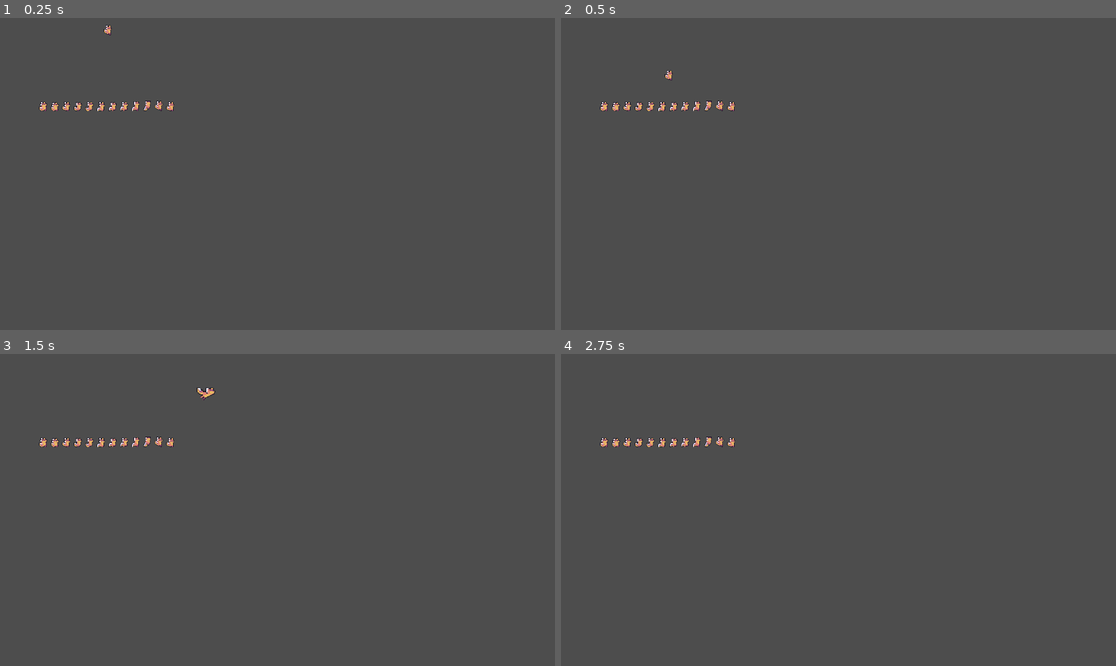
Above: before the commit, frames 1-4 (two rows, left to right).
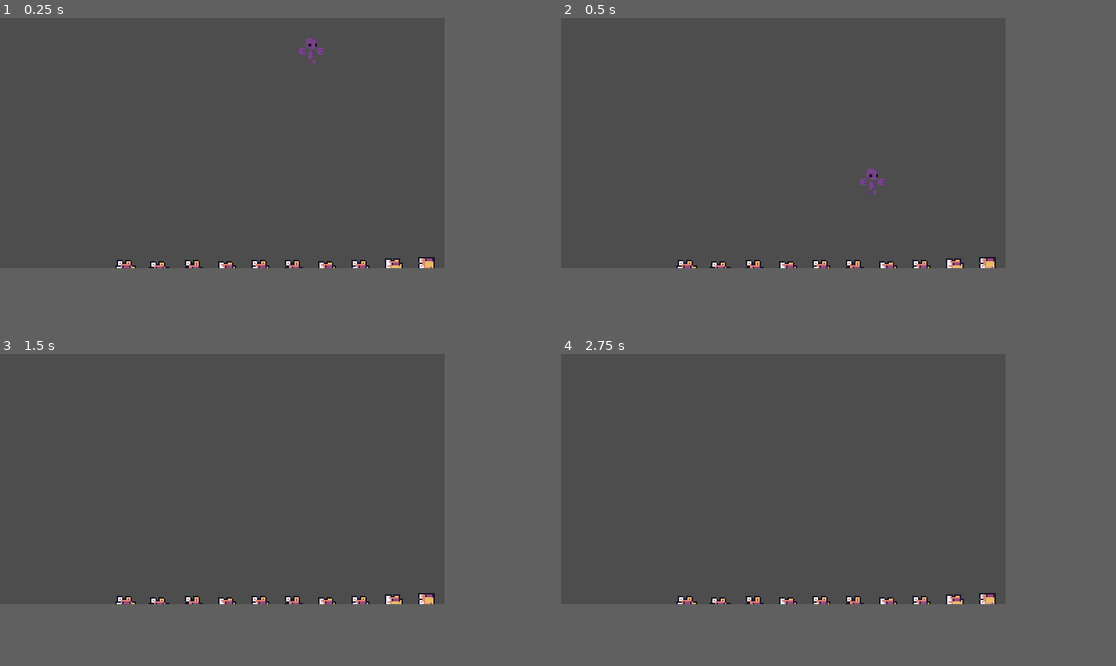
Above: after the commit, the same moments.

Repository: oceanbytes12/ScaleFighter
Game: Godot game, scene res://Geko/Test.tscn
Two runs of this game, one before a commit and one after it. Both use one fixed random seed, a clock stepped at 60 frames per second and the inputs below. Before the commit the project has no main scene; this scene is started directly in both runs.
Inputs:
- Up to frame 1 (0.25 s): no input
- Up to frame 2 (0.5 s): no input
- Up to frame 3 (1.5 s): tap Enter (ui_accept) at 0.5, 0.77 s; hold Right (ui_right) from 0.53 s (still down); tap G (Grow) at 0.6, 1.35 s
- Up to frame 4 (2.75 s): tap Enter (ui_accept) at 1.52 s; release Right (ui_right) at 2.03 s; hold Left (ui_left) from 2.03 s (still down); tap G (Grow) at 2.1 s
In our replay, the window is 799x449 before the commit and 640x360 after it. These sizes can differ from the game's own. Grey fills any space a smaller window leaves; there, only what the larger window draws over its background counts as a difference.

The runs differ from the first frame. In frame 1, 1.3% of the frame differs, in the area x 7-79%, y 2-81%; in frame 2, 1.3%, in the area x 7-79%, y 16-81%; in frame 3, 1.2%; in frame 4, 1.1%.

Commit message:
Added purple guy

Diff:
--- a/Geko/Game.tscn
+++ b/Geko/Game.tscn
@@ -54,6 +54,9 @@
 [node name="Player" parent="." instance=ExtResource("1_fhndo")]
 position = Vector2(224, 0)
 
+[node name="PlayerCamera" type="Camera2D" parent="Player"]
+script = ExtResource("4_131s7")
+
 [node name="StaticBody2D" type="StaticBody2D" parent="."]
 position = Vector2(222, 181)
 
@@ -80,7 +83,4 @@
 position = Vector2(387, 60)
 texture = ExtResource("2_jp6el")
 
-[node name="PlayerCamera" type="Camera2D" parent="."]
-script = ExtResource("4_131s7")
-
-[connection signal="on_land" from="Player" to="PlayerCamera" method="shake_with_power"]
+[connection signal="on_land" from="Player" to="Player/PlayerCamera" method="shake_with_power"]
--- a/Geko/player.tscn
+++ b/Geko/player.tscn
@@ -1,66 +1,161 @@
-[gd_scene load_steps=20 format=3 uid="uid://gwrj27qy6rdu"]
-
-[ext_resource type="Texture2D" uid="uid://b1bes2kmy6jdv" path="res://Geko/Player-Sheet.png" id="1_1a360"]
+[gd_scene load_steps=43 format=3 uid="uid://gwrj27qy6rdu"]
+
 [ext_resource type="Script" path="res://Geko/player.gd" id="1_ig3ne"]
-[ext_resource type="Texture2D" uid="uid://440narpp3d4u" path="res://Geko/flyingGek-Sheet.png" id="2_v6q32"]
-
-[sub_resource type="AtlasTexture" id="AtlasTexture_t7rdd"]
-atlas = ExtResource("1_1a360")
-region = Rect2(240, 0, 24, 24)
-
-[sub_resource type="AtlasTexture" id="AtlasTexture_jxsnd"]
-atlas = ExtResource("2_v6q32")
-region = Rect2(0, 0, 36, 36)
-
-[sub_resource type="AtlasTexture" id="AtlasTexture_wqk7g"]
-atlas = ExtResource("2_v6q32")
-region = Rect2(36, 0, 36, 36)
-
-[sub_resource type="AtlasTexture" id="AtlasTexture_3po6u"]
-atlas = ExtResource("1_1a360")
-region = Rect2(0, 0, 24, 24)
-
-[sub_resource type="AtlasTexture" id="AtlasTexture_3temm"]
-atlas = ExtResource("1_1a360")
-region = Rect2(24, 0, 24, 24)
-
-[sub_resource type="AtlasTexture" id="AtlasTexture_orcw8"]
-atlas = ExtResource("1_1a360")
-region = Rect2(216, 0, 24, 24)
-
-[sub_resource type="AtlasTexture" id="AtlasTexture_ufoae"]
-atlas = ExtResource("1_1a360")
-region = Rect2(264, 0, 24, 24)
-
-[sub_resource type="AtlasTexture" id="AtlasTexture_pfoau"]
-atlas = ExtResource("1_1a360")
-region = Rect2(48, 0, 24, 24)
-
-[sub_resource type="AtlasTexture" id="AtlasTexture_ixia8"]
-atlas = ExtResource("1_1a360")
-region = Rect2(72, 0, 24, 24)
-
-[sub_resource type="AtlasTexture" id="AtlasTexture_32lba"]
-atlas = ExtResource("1_1a360")
-region = Rect2(96, 0, 24, 24)
-
-[sub_resource type="AtlasTexture" id="AtlasTexture_arwub"]
-atlas = ExtResource("1_1a360")
-region = Rect2(120, 0, 24, 24)
-
-[sub_resource type="AtlasTexture" id="AtlasTexture_svqhx"]
-atlas = ExtResource("1_1a360")
-region = Rect2(144, 0, 24, 24)
-
-[sub_resource type="AtlasTexture" id="AtlasTexture_5fhul"]
-atlas = ExtResource("1_1a360")
-region = Rect2(168, 0, 24, 24)
+[ext_resource type="Texture2D" uid="uid://m1v10b585sus" path="res://Geko/BaseFighter-Sheet.png" id="2_fqpu1"]
+
+[sub_resource type="AtlasTexture" id="AtlasTexture_inj24"]
+atlas = ExtResource("2_fqpu1")
+region = Rect2(128, 128, 32, 32)
+
+[sub_resource type="AtlasTexture" id="AtlasTexture_ur4jb"]
+atlas = ExtResource("2_fqpu1")
+region = Rect2(0, 64, 32, 32)
+
+[sub_resource type="AtlasTexture" id="AtlasTexture_t3j8r"]
+atlas = ExtResource("2_fqpu1")
+region = Rect2(32, 64, 32, 32)
+
+[sub_resource type="AtlasTexture" id="AtlasTexture_hm1da"]
+atlas = ExtResource("2_fqpu1")
+region = Rect2(0, 0, 32, 32)
+
+[sub_resource type="AtlasTexture" id="AtlasTexture_2gke0"]
+atlas = ExtResource("2_fqpu1")
+region = Rect2(32, 0, 32, 32)
+
+[sub_resource type="AtlasTexture" id="AtlasTexture_t32x4"]
+atlas = ExtResource("2_fqpu1")
+region = Rect2(64, 0, 32, 32)
+
+[sub_resource type="AtlasTexture" id="AtlasTexture_h45lx"]
+atlas = ExtResource("2_fqpu1")
+region = Rect2(96, 0, 32, 32)
+
+[sub_resource type="AtlasTexture" id="AtlasTexture_owff8"]
+atlas = ExtResource("2_fqpu1")
+region = Rect2(128, 0, 32, 32)
+
+[sub_resource type="AtlasTexture" id="AtlasTexture_go74r"]
+atlas = ExtResource("2_fqpu1")
+region = Rect2(0, 128, 32, 32)
+
+[sub_resource type="AtlasTexture" id="AtlasTexture_0spw3"]
+atlas = ExtResource("2_fqpu1")
+region = Rect2(32, 128, 32, 32)
+
+[sub_resource type="AtlasTexture" id="AtlasTexture_3ymth"]
+atlas = ExtResource("2_fqpu1")
+region = Rect2(64, 128, 32, 32)
+
+[sub_resource type="AtlasTexture" id="AtlasTexture_cdkcl"]
+atlas = ExtResource("2_fqpu1")
+region = Rect2(96, 128, 32, 32)
+
+[sub_resource type="AtlasTexture" id="AtlasTexture_lu116"]
+atlas = ExtResource("2_fqpu1")
+region = Rect2(128, 160, 32, 32)
+
+[sub_resource type="AtlasTexture" id="AtlasTexture_1r7pq"]
+atlas = ExtResource("2_fqpu1")
+region = Rect2(160, 160, 32, 32)
+
+[sub_resource type="AtlasTexture" id="AtlasTexture_7juty"]
+atlas = ExtResource("2_fqpu1")
+region = Rect2(192, 160, 32, 32)
+
+[sub_resource type="AtlasTexture" id="AtlasTexture_xjkau"]
+atlas = ExtResource("2_fqpu1")
+region = Rect2(224, 160, 32, 32)
+
+[sub_resource type="AtlasTexture" id="AtlasTexture_1ryjf"]
+atlas = ExtResource("2_fqpu1")
+region = Rect2(224, 128, 32, 32)
+
+[sub_resource type="AtlasTexture" id="AtlasTexture_xjrrl"]
+atlas = ExtResource("2_fqpu1")
+region = Rect2(192, 128, 32, 32)
+
+[sub_resource type="AtlasTexture" id="AtlasTexture_7rm2u"]
+atlas = ExtResource("2_fqpu1")
+region = Rect2(160, 128, 32, 32)
+
+[sub_resource type="AtlasTexture" id="AtlasTexture_q0trb"]
+atlas = ExtResource("2_fqpu1")
+region = Rect2(128, 128, 32, 32)
+
+[sub_resource type="AtlasTexture" id="AtlasTexture_oubxn"]
+atlas = ExtResource("2_fqpu1")
+region = Rect2(0, 32, 32, 32)
+
+[sub_resource type="AtlasTexture" id="AtlasTexture_0mt5x"]
+atlas = ExtResource("2_fqpu1")
+region = Rect2(32, 32, 32, 32)
+
+[sub_resource type="AtlasTexture" id="AtlasTexture_sr2fj"]
+atlas = ExtResource("2_fqpu1")
+region = Rect2(64, 32, 32, 32)
+
+[sub_resource type="AtlasTexture" id="AtlasTexture_dq3cu"]
+atlas = ExtResource("2_fqpu1")
+region = Rect2(96, 32, 32, 32)
+
+[sub_resource type="AtlasTexture" id="AtlasTexture_fq3k8"]
+atlas = ExtResource("2_fqpu1")
+region = Rect2(0, 64, 32, 32)
+
+[sub_resource type="AtlasTexture" id="AtlasTexture_xfmay"]
+atlas = ExtResource("2_fqpu1")
+region = Rect2(32, 64, 32, 32)
+
+[sub_resource type="AtlasTexture" id="AtlasTexture_rljee"]
+atlas = ExtResource("2_fqpu1")
+region = Rect2(64, 64, 32, 32)
+
+[sub_resource type="AtlasTexture" id="AtlasTexture_y1117"]
+atlas = ExtResource("2_fqpu1")
+region = Rect2(96, 64, 32, 32)
+
+[sub_resource type="AtlasTexture" id="AtlasTexture_p7mqp"]
+atlas = ExtResource("2_fqpu1")
+region = Rect2(128, 64, 32, 32)
+
+[sub_resource type="AtlasTexture" id="AtlasTexture_4ulrt"]
+atlas = ExtResource("2_fqpu1")
+region = Rect2(0, 96, 32, 32)
+
+[sub_resource type="AtlasTexture" id="AtlasTexture_e0xnj"]
+atlas = ExtResource("2_fqpu1")
+region = Rect2(32, 96, 32, 32)
+
+[sub_resource type="AtlasTexture" id="AtlasTexture_itadg"]
+atlas = ExtResource("2_fqpu1")
+region = Rect2(64, 96, 32, 32)
+
+[sub_resource type="AtlasTexture" id="AtlasTexture_3j5le"]
+atlas = ExtResource("2_fqpu1")
+region = Rect2(96, 96, 32, 32)
+
+[sub_resource type="AtlasTexture" id="AtlasTexture_sw720"]
+atlas = ExtResource("2_fqpu1")
+region = Rect2(128, 96, 32, 32)
+
+[sub_resource type="AtlasTexture" id="AtlasTexture_4tven"]
+atlas = ExtResource("2_fqpu1")
+region = Rect2(160, 96, 32, 32)
+
+[sub_resource type="AtlasTexture" id="AtlasTexture_yul7o"]
+atlas = ExtResource("2_fqpu1")
+region = Rect2(192, 96, 32, 32)
+
+[sub_resource type="AtlasTexture" id="AtlasTexture_k3elr"]
+atlas = ExtResource("2_fqpu1")
+region = Rect2(224, 96, 32, 32)
 
 [sub_resource type="SpriteFrames" id="SpriteFrames_xnuxu"]
 animations = [{
 "frames": [{
 "duration": 1.0,
-"texture": SubResource("AtlasTexture_t7rdd")
+"texture": SubResource("AtlasTexture_inj24")
 }],
 "loop": true,
 "name": &"Fall",
@@ -68,10 +163,10 @@
 }, {
 "frames": [{
 "duration": 1.0,
-"texture": SubResource("AtlasTexture_jxsnd")
-}, {
-"duration": 1.0,
-"texture": SubResource("AtlasTexture_wqk7g")
+"texture": SubResource("AtlasTexture_ur4jb")
+}, {
+"duration": 1.0,
+"texture": SubResource("AtlasTexture_t3j8r")
 }],
 "loop": true,
 "name": &"Glide",
@@ -79,49 +174,136 @@
 }, {
 "frames": [{
 "duration": 1.0,
-"texture": SubResource("AtlasTexture_3po6u")
-}, {
-"duration": 1.0,
-"texture": SubResource("AtlasTexture_3temm")
+"texture": SubResource("AtlasTexture_hm1da")
+}, {
+"duration": 1.0,
+"texture": SubResource("AtlasTexture_2gke0")
+}, {
+"duration": 1.0,
+"texture": SubResource("AtlasTexture_t32x4")
+}, {
+"duration": 1.0,
+"texture": SubResource("AtlasTexture_h45lx")
+}, {
+"duration": 1.0,
+"texture": SubResource("AtlasTexture_owff8")
 }],
 "loop": true,
 "name": &"Idle",
-"speed": 2.0
-}, {
-"frames": [{
-"duration": 1.0,
-"texture": SubResource("AtlasTexture_orcw8")
+"speed": 8.0
+}, {
+"frames": [{
+"duration": 1.0,
+"texture": SubResource("AtlasTexture_go74r")
+}, {
+"duration": 1.0,
+"texture": SubResource("AtlasTexture_0spw3")
+}, {
+"duration": 1.0,
+"texture": SubResource("AtlasTexture_3ymth")
+}, {
+"duration": 1.0,
+"texture": SubResource("AtlasTexture_cdkcl")
 }],
 "loop": true,
 "name": &"Jump",
-"speed": 5.0
-}, {
-"frames": [{
-"duration": 1.0,
-"texture": SubResource("AtlasTexture_ufoae")
+"speed": 8.0
+}, {
+"frames": [{
+"duration": 1.0,
+"texture": SubResource("AtlasTexture_lu116")
+}, {
+"duration": 1.0,
+"texture": SubResource("AtlasTexture_1r7pq")
+}, {
+"duration": 1.0,
+"texture": SubResource("AtlasTexture_7juty")
+}, {
+"duration": 1.0,
+"texture": SubResource("AtlasTexture_xjkau")
+}],
+"loop": true,
+"name": &"JumpAttack",
+"speed": 8.0
+}, {
+"frames": [{
+"duration": 1.0,
+"texture": SubResource("AtlasTexture_1ryjf")
+}, {
+"duration": 1.0,
+"texture": SubResource("AtlasTexture_xjrrl")
+}, {
+"duration": 1.0,
+"texture": SubResource("AtlasTexture_7rm2u")
+}, {
+"duration": 1.0,
+"texture": SubResource("AtlasTexture_q0trb")
 }],
 "loop": true,
 "name": &"Land",
-"speed": 5.0
-}, {
-"frames": [{
-"duration": 1.0,
-"texture": SubResource("AtlasTexture_pfoau")
-}, {
-"duration": 1.0,
-"texture": SubResource("AtlasTexture_ixia8")
-}, {
-"duration": 1.0,
-"texture": SubResource("AtlasTexture_32lba")
-}, {
-"duration": 1.0,
-"texture": SubResource("AtlasTexture_arwub")
-}, {
-"duration": 1.0,
-"texture": SubResource("AtlasTexture_svqhx")
-}, {
-"duration": 1.0,
-"texture": SubResource("AtlasTexture_5fhul")
+"speed": 8.0
+}, {
+"frames": [{
+"duration": 1.0,
+"texture": SubResource("AtlasTexture_oubxn")
+}, {
+"duration": 1.0,
+"texture": SubResource("AtlasTexture_0mt5x")
+}, {
+"duration": 1.0,
+"texture": SubResource("AtlasTexture_sr2fj")
+}, {
+"duration": 1.0,
+"texture": SubResource("AtlasTexture_dq3cu")
+}],
+"loop": true,
+"name": &"Punch",
+"speed": 8.0
+}, {
+"frames": [{
+"duration": 1.0,
+"texture": SubResource("AtlasTexture_fq3k8")
+}, {
+"duration": 1.0,
+"texture": SubResource("AtlasTexture_xfmay")
+}, {
+"duration": 1.0,
+"texture": SubResource("AtlasTexture_rljee")
+}, {
+"duration": 1.0,
+"texture": SubResource("AtlasTexture_y1117")
+}, {
+"duration": 1.0,
+"texture": SubResource("AtlasTexture_p7mqp")
+}],
+"loop": true,
+"name": &"Slam",
+"speed": 8.0
+}, {
+"frames": [{
+"duration": 1.0,
+"texture": SubResource("AtlasTexture_4ulrt")
+}, {
+"duration": 1.0,
+"texture": SubResource("AtlasTexture_e0xnj")
+}, {
+"duration": 1.0,
+"texture": SubResource("AtlasTexture_itadg")
+}, {
+"duration": 1.0,
+"texture": SubResource("AtlasTexture_3j5le")
+}, {
+"duration": 1.0,
+"texture": SubResource("AtlasTexture_sw720")
+}, {
+"duration": 1.0,
+"texture": SubResource("AtlasTexture_4tven")
+}, {
+"duration": 1.0,
+"texture": SubResource("AtlasTexture_yul7o")
+}, {
+"duration": 1.0,
+"texture": SubResource("AtlasTexture_k3elr")
 }],
 "loop": true,
 "name": &"Walking",
@@ -140,16 +322,21 @@
 script = ExtResource("1_ig3ne")
 
 [node name="AnimatedSprite2D" type="AnimatedSprite2D" parent="."]
+texture_filter = 1
 position = Vector2(0, -9)
 sprite_frames = SubResource("SpriteFrames_xnuxu")
-animation = &"Idle"
+animation = &"JumpAttack"
+frame = 2
+frame_progress = 0.478812
 
 [node name="CollisionShape2D" type="CollisionShape2D" parent="."]
+visible = false
 position = Vector2(0, -1)
 rotation = 1.5708
 shape = SubResource("CapsuleShape2D_32iuo")
 
 [node name="Area2D" type="Area2D" parent="."]
+visible = false
 collision_mask = 6
 
 [node name="CollisionShape2D" type="CollisionShape2D" parent="Area2D"]
--- a/project.godot
+++ b/project.godot
@@ -11,8 +11,17 @@
 [application]
 
 config/name="ScaleFighter"
+run/main_scene="res://Geko/Game.tscn"
 config/features=PackedStringArray("4.2", "Forward Plus")
 config/icon="res://icon.svg"
+
+[display]
+
+window/size/viewport_width=320
+window/size/viewport_height=180
+window/size/window_width_override=1920
+window/size/window_height_override=1080
+window/stretch/mode="canvas_items"
 
 [input]
 
Binary file added: Geko/BaseFighter-Sheet.aseprite
Binary file added: Geko/BaseFighter-Sheet.png
Not shown, added: Geko/BaseFighter-Sheet.png.import
Not shown: 1 places in Geko/Test.tscn that only renumber resources
Not shown, added: .DS_Store
